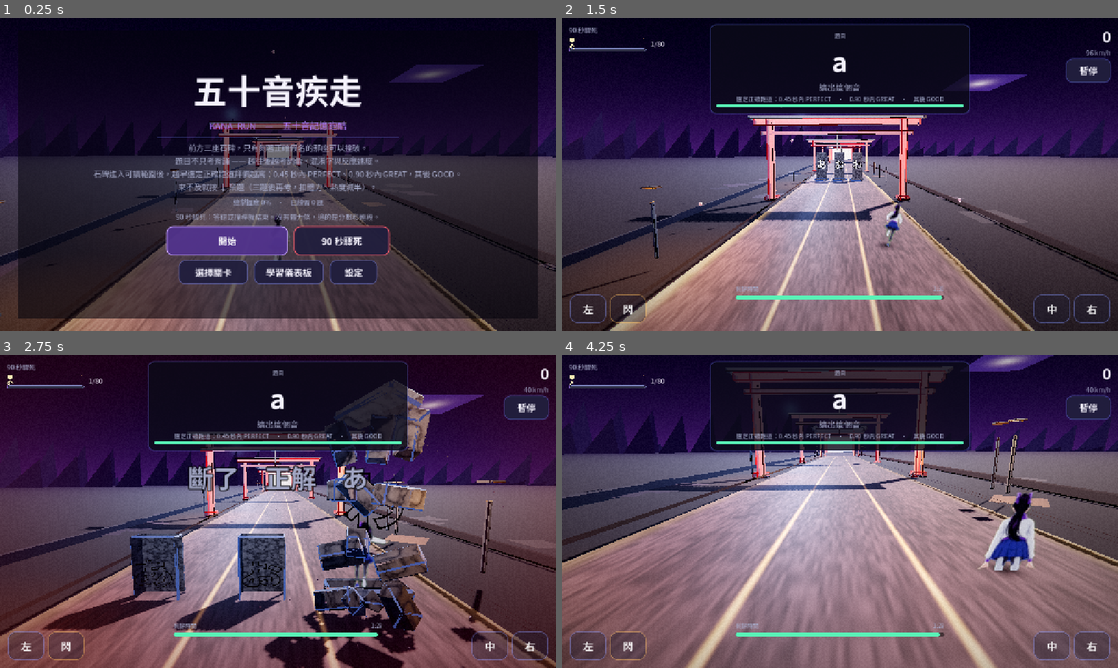
Above: before the commit, frames 1-4 (two rows, left to right).
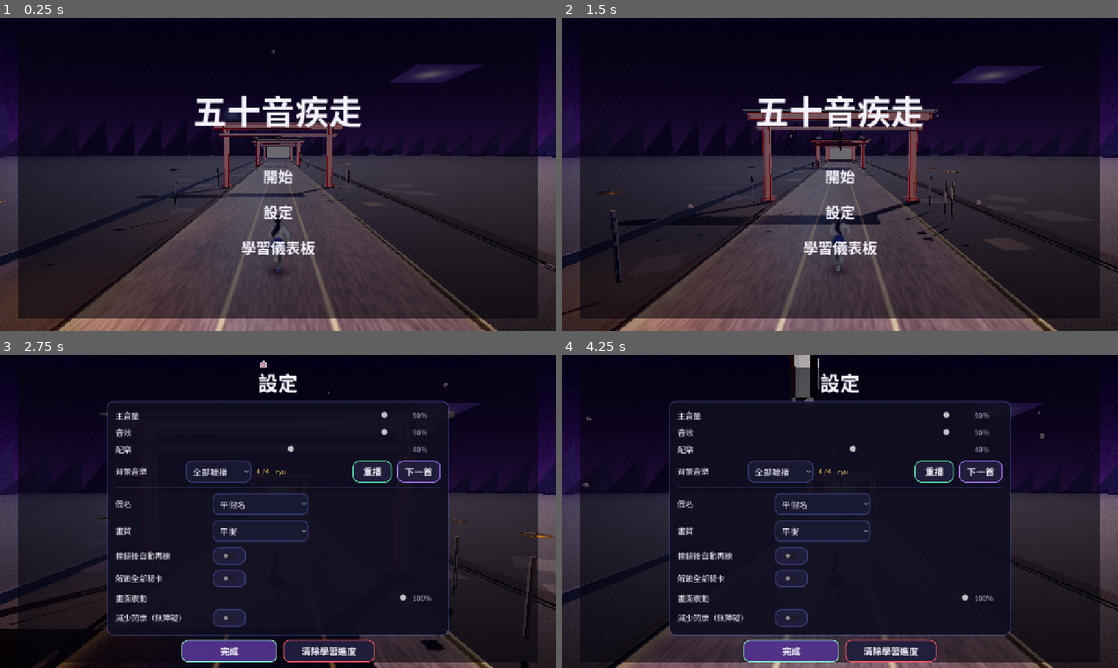
Above: after the commit, the same moments.

Repository: yorkwahaha/kana-run
Game: Godot game, scene res://scenes/Main.tscn
Same seed, same stepped clock (60 frames per second), same inputs: the game is played once before the commit and once after it.
Inputs (mouse positions are in pixels of both pictures, inside the frame that each line leads up to):
- Up to frame 1 (0.25 s): no input
- Up to frame 2 (1.5 s): click (901, 240) at 0.5 s, where only the run before the commit has a clickable "90 秒驟死"; click (1090, 71) at 1.25 s, where only the run before the commit has a clickable "暫停"
- Up to frame 3 (2.75 s): click (278, 549) at 2 s, where only the run after the commit has a clickable "設定"
- Up to frame 4 (4.25 s): click (890, 652) at 2.75 s, where only the run after the commit has a clickable "清除學習進度"; tap Enter at 3.5 s; move the mouse to (962, 495) at 3.52 s; hold D (lane_right) from 3.53 s (still down); tap Space (confirm) at 3.6 s; click (962, 495) at 3.67 s

The runs differ from the first frame. In frame 1, 12% of the frame differs, in the area x 16-83%, y 18-86%; in frame 2, 61%; in frame 3, 72%; in frame 4, 82%, in the area x 0-100%, y 0-100%.

Commit message:
簡化首頁入口，並修好平板暫停鈕點不到。
Co-authored-by: Cursor <cursoragent@cursor.com>

Diff:
--- a/src/core/input_kit.gd
+++ b/src/core/input_kit.gd
@@ -117,6 +117,12 @@
 	if event is InputEventScreenTouch:
 		var touch := event as InputEventScreenTouch
 		if touch.pressed:
+			# 點在按鈕上的那一下交給按鈕。否則右上角暫停、下方「中」
+			# 會同時被當成點擊換道。
+			if _top_control(touch.position) is BaseButton:
+				_touch_active = false
+				_consumed = true
+				return
 			_touch_active = true
 			_consumed = false
 			_touch_start = touch.position
@@ -157,3 +163,26 @@
 	_p_tapped = false
 	_p_dodge = false
 	_p_tapped_swiped_down = false
+
+
+## 這一點最上面、會收下點擊的控制項。IGNORE 的跳過。
+func _top_control(pos: Vector2) -> Control:
+	var tree := get_tree()
+	if tree == null:
+		return null
+	return _top_control_at(tree.root, pos)
+
+
+func _top_control_at(node: Node, pos: Vector2) -> Control:
+	if node is CanvasItem and not (node as CanvasItem).is_visible_in_tree():
+		return null
+	var kids := node.get_children()
+	for i in range(kids.size() - 1, -1, -1):
+		var hit := _top_control_at(kids[i], pos)
+		if hit != null:
+			return hit
+	if node is Control:
+		var c := node as Control
+		if c.mouse_filter != Control.MOUSE_FILTER_IGNORE and c.get_global_rect().has_point(pos):
+			return c
+	return null
--- a/src/core/save_game.gd
+++ b/src/core/save_game.gd
@@ -37,9 +37,13 @@
 
 
 func load_all() -> void:
-	if not FileAccess.file_exists(SAVE_PATH):
-		return
-	var text := FileAccess.get_file_as_string(SAVE_PATH)
+	# 寫入若死在「舊檔已刪、暫存還沒改名」那一下，正式檔不在，資料在暫存。
+	var path := SAVE_PATH
+	if not FileAccess.file_exists(SAVE_PATH) and FileAccess.file_exists(TMP_PATH):
+		path = TMP_PATH
+	if not FileAccess.file_exists(path):
+		return
+	var text := FileAccess.get_file_as_string(path)
 	if text.is_empty():
 		return
 	var parsed: Variant = JSON.parse_string(text)
@@ -54,6 +58,9 @@
 	if root.has("data") and typeof(root["data"]) == TYPE_DICTIONARY:
 		for k in (root["data"] as Dictionary).keys():
 			data[k] = root["data"][k]
+	for key in ["kana", "best", "collection", "totals", "pace"]:
+		if typeof(data.get(key)) != TYPE_DICTIONARY:
+			data[key] = {}
 
 
 func mark_dirty() -> void:
@@ -69,19 +76,33 @@
 
 
 func flush() -> void:
-	_dirty = false
-	_timer = 0.0
 	var payload := {"version": 1, "settings": settings, "data": data}
 	var f := FileAccess.open(TMP_PATH, FileAccess.WRITE)
 	if f == null:
 		push_warning("SaveGame: 無法寫入暫存檔 %s" % TMP_PATH)
+		_timer = 0.0
 		return
 	f.store_string(JSON.stringify(payload))
+	f.flush()
 	f.close()
 	var da := DirAccess.open("user://")
-	if da != null:
-		da.remove(SAVE_PATH)
-		da.rename(TMP_PATH, SAVE_PATH)
+	if da == null:
+		push_warning("SaveGame: 無法開啟存檔目錄")
+		_timer = 0.0
+		return
+	if FileAccess.file_exists(SAVE_PATH):
+		var removed := da.remove(SAVE_PATH)
+		if removed != OK:
+			push_warning("SaveGame: 無法替換存檔")
+			_timer = 0.0
+			return
+	var err := da.rename(TMP_PATH, SAVE_PATH)
+	if err != OK:
+		push_warning("SaveGame: 無法完成存檔替換")
+		_timer = 0.0
+		return
+	_dirty = false
+	_timer = 0.0
 
 
 func _notification(what: int) -> void:
@@ -101,13 +122,16 @@
 # ── 便捷存取 ────────────────────────────────────────────────────────────
 
 func kana_record(kana: String) -> Dictionary:
-	if not data["kana"].has(kana):
-		data["kana"][kana] = {
+	var book: Dictionary = data["kana"]
+	var rec: Variant = book.get(kana, null)
+	if typeof(rec) != TYPE_DICTIONARY:
+		rec = {
 			"seen": 0, "correct": 0, "wrong": 0, "dodged": 0,
 			"total_ms": 0, "best_ms": 0, "streak": 0,
 			"ease": 2.5, "last_day": -1, "history": [],
 		}
-	return data["kana"][kana]
+		book[kana] = rec
+	return rec
 
 
 func best_score(unit_key: String) -> int:
--- a/src/game/main.gd
+++ b/src/game/main.gd
@@ -262,6 +262,8 @@
 	match _test_page:
 		"brief":
 			_ui.show_brief()
+		"help":
+			_ui.show_help()
 		"dashboard":
 			_ui.show_dashboard()
 		"settings":
@@ -547,14 +549,14 @@
 	_start_run()
 
 
-## 標題上的第二顆鈕。R 重開留在同一個模式，回到標題才清掉。
+## 選關畫面的「90 秒驟死」。R 重開留在同一個模式，回到標題才清掉。
 func _on_sudden() -> void:
 	_sudden = true
 	unit_kinds = _tonight_kinds()
 	_start_run()
 
 
-## 標題上的「開始」不先選關。
+## 驟死，以及沒指定單元時的退路。
 ## 還沒走出清音就只跑清音；已經碰過後面的音，就混進濁音和拗音。
 ## 具體抽哪些字由 SRS 決定，一輪長度固定。
 func _tonight_kinds() -> Array:
--- a/src/ui/hud.gd
+++ b/src/ui/hud.gd
@@ -216,6 +216,8 @@
 	box.alignment = BoxContainer.ALIGNMENT_END
 	box.add_theme_constant_override("separation", 2)
 	box.mouse_filter = Control.MOUSE_FILTER_IGNORE
+	# 比後面加上的暗角、觸控層高，暫停鈕才不會被畫在底下又點不到。
+	box.z_index = 2
 	add_child(box)
 
 	_score = UiKit.label("0", 34, UiKit.INK, true)
@@ -227,7 +229,8 @@
 	box.add_child(_speed)
 
 	var pause := UiKit.button("暫停", UiKit.EDGE)
-	pause.custom_minimum_size = Vector2(104, 36)
+	pause.name = "PauseButton"
+	pause.custom_minimum_size = Vector2(120, 48)
 	pause.size_flags_horizontal = Control.SIZE_SHRINK_END
 	pause.focus_mode = Control.FOCUS_NONE
 	pause.pressed.connect(func(): Sfx.ui_tap(); pause_requested.emit())
@@ -422,11 +425,13 @@
 	holder.set_anchors_preset(Control.PRESET_FULL_RECT)
 	add_child(holder)
 
+	# 四邊各一條。上一版把結束座標寫進用不到的欄位，錨點又兩兩重合，
+	# 結果四條的面積都是 0，極限暗角從來沒畫出來。
 	var edges := {
-		"t": [0.0, 0.0, 1.0, 0.0, 0.0, 0.0, 0.0, 0.16],
-		"b": [0.0, 1.0, 1.0, 1.0, 0.0, 0.84, 1.0, 1.0],
-		"l": [0.0, 0.0, 0.0, 1.0, 0.0, 0.0, 0.20, 1.0],
-		"r": [1.0, 0.0, 1.0, 1.0, 0.80, 0.0, 1.0, 1.0],
+		"t": [0.0, 0.0, 1.0, 0.16],
+		"b": [0.0, 0.84, 1.0, 1.0],
+		"l": [0.0, 0.0, 0.20, 1.0],
+		"r": [0.80, 0.0, 1.0, 1.0],
 	}
 	for key in edges:
 		var e: Array = edges[key]
@@ -733,6 +738,7 @@
 		if d.is_empty():
 			continue
 		var chip := UiKit.card(5, Color(0.10, 0.09, 0.19, 0.85), Color(d["color"].r, d["color"].g, d["color"].b, 0.55))
+		chip.mouse_filter = Control.MOUSE_FILTER_IGNORE
 		# 單行：圖示 + 名稱 + 數值。底欄只有幾十像素高，
 		# 兩行版本一多就會被畫面下緣切掉。
 		var row := HBoxContainer.new()
--- a/src/ui/overlays.gd
+++ b/src/ui/overlays.gd
@@ -13,7 +13,7 @@
 signal continue_after_results
 signal settings_changed
 
-enum Page { NONE, TITLE, BRIEF, PAUSE, RELIC, RESULTS, SETTINGS, DASHBOARD }
+enum Page { NONE, TITLE, BRIEF, PAUSE, RELIC, RESULTS, SETTINGS, DASHBOARD, HELP }
 
 var _stack: Control
 var _pages: Dictionary = {}
@@ -21,7 +21,6 @@
 var _relic_row: HBoxContainer
 var _brief_row: HBoxContainer
 const CARD_W := 224          ## 五張卡片統一寬度（清音／濁音半濁音／拗音／片假名／大滿貫）
-var _stats_label: Label
 var _settings_return := Page.TITLE
 var _current := Page.NONE
 var _rng := RandomNumberGenerator.new()
@@ -29,6 +28,9 @@
 
 func _ready() -> void:
 	set_anchors_preset(Control.PRESET_FULL_RECT)
+	# 遊戲中這層蓋在 HUD 上。預設 STOP 會把右上角暫停鈕的觸控整片吃掉，
+	# 鍵盤 Esc 仍可用，所以只有平板點得到按鈕、卻沒有反應。
+	mouse_filter = Control.MOUSE_FILTER_IGNORE
 	theme = UiKit.theme()
 	_stack = Control.new()
 	_stack.name = "Stack"
@@ -39,6 +41,7 @@
 
 	_build_title()
 	_build_brief()
+	_build_help()
 	_build_pause()
 	_build_relic()
 	_build_results()
@@ -129,6 +132,8 @@
 				resume_requested.emit()
 			Page.SETTINGS:
 				_close_settings()
+			Page.HELP:
+				_close_help()
 			Page.TITLE, Page.BRIEF, Page.DASHBOARD, Page.RESULTS:
 				show_title()
 			_:
@@ -145,60 +150,25 @@
 	logo.size_flags_horizontal = Control.SIZE_SHRINK_CENTER
 	box.add_child(logo)
 
-	var sub := UiKit.label("KANA  RUN　—　五十音記憶跑酷", 21, UiKit.VIOLET)
-	sub.horizontal_alignment = HORIZONTAL_ALIGNMENT_CENTER
-	sub.size_flags_horizontal = Control.SIZE_SHRINK_CENTER
-	box.add_child(sub)
-
-	var line := ColorRect.new()
-	line.color = Color(0.45, 0.52, 1.0, 0.35)
-	line.custom_minimum_size = Vector2(560, 2)
-	line.size_flags_horizontal = Control.SIZE_SHRINK_CENTER
-	box.add_child(line)
-
-	var brief := _caption(box,
-		"前方三座石碑，只有刻著正確假名的那座可以撞破。\n" +
-		"題目不只考背誦 —— 越往後越考詞彙、混淆字與反應速度。\n" +
-		"石碑進入可讀範圍後，越早選定正確跑道評價越高：0.45 秒內 PERFECT、0.90 秒內 GREAT，其後 GOOD。\n" +
-		"來不及就按 ↓ 棄題（三題後再考，扣體力、熱度減半）。")
-	brief.add_theme_font_size_override("font_size", 18)
-
-	_stats_label = UiKit.label("", 15, Color(0.65, 0.68, 0.82))
-	_stats_label.horizontal_alignment = HORIZONTAL_ALIGNMENT_CENTER
-	_stats_label.size_flags_horizontal = Control.SIZE_SHRINK_CENTER
-	box.add_child(_stats_label)
-
-	var sudden_note := _caption(box, "90 秒驟死：答錯或撞桿就結束。沒有體力條，追的是分數和連段。")
-	sudden_note.add_theme_font_size_override("font_size", 16)
-
-	var row := _action_row(box)
-
-	var b_start := UiKit.primary_button("開始", UiKit.VIOLET)
-	b_start.custom_minimum_size = Vector2(280, 68)
-	b_start.pressed.connect(func(): Sfx.ui_tap(); start_requested.emit([]))
-	row.add_child(b_start)
-
-	var b_sudden := UiKit.button("90 秒驟死", UiKit.BLOOD)
-	b_sudden.custom_minimum_size = Vector2(220, 68)
-	b_sudden.pressed.connect(func(): Sfx.ui_tap(); sudden_requested.emit())
-	row.add_child(b_sudden)
-
-	var more := _action_row(box)
-
-	var b_pick := UiKit.button("選擇關卡")
-	b_pick.custom_minimum_size = Vector2(160, 52)
-	b_pick.pressed.connect(func(): Sfx.ui_tap(); show_brief())
-	more.add_child(b_pick)
-
-	var b_dash := UiKit.button("學習儀表板")
-	b_dash.custom_minimum_size = Vector2(160, 52)
+	box.add_child(UiKit.spacer(Vector2(0, 36), false))
+
+	var menu := VBoxContainer.new()
+	menu.alignment = BoxContainer.ALIGNMENT_CENTER
+	menu.add_theme_constant_override("separation", 4)
+	menu.size_flags_horizontal = Control.SIZE_SHRINK_CENTER
+	box.add_child(menu)
+
+	var b_start := UiKit.text_button("開始", 34)
+	b_start.pressed.connect(func(): Sfx.ui_tap(); show_brief())
+	menu.add_child(b_start)
+
+	var b_set := UiKit.text_button("設定", 34)
+	b_set.pressed.connect(func(): Sfx.ui_tap(); show_settings(Page.TITLE))
+	menu.add_child(b_set)
+
+	var b_dash := UiKit.text_button("學習儀表板", 34)
 	b_dash.pressed.connect(func(): Sfx.ui_tap(); show_dashboard())
-	more.add_child(b_dash)
-
-	var b_set := UiKit.button("設定")
-	b_set.custom_minimum_size = Vector2(110, 52)
-	b_set.pressed.connect(func(): Sfx.ui_tap(); show_settings(Page.TITLE))
-	more.add_child(b_set)
+	menu.add_child(b_dash)
 
 	page.modulate.a = 1.0
 
@@ -217,12 +187,53 @@
 	box.add_child(_brief_row)
 
 	var brow := _action_row(box)
+
+	var sudden := UiKit.button("90 秒驟死", UiKit.BLOOD)
+	sudden.custom_minimum_size = Vector2(200, 50)
+	sudden.pressed.connect(func(): Sfx.ui_tap(); sudden_requested.emit())
+	brow.add_child(sudden)
+
+	var help := UiKit.button("玩法說明")
+	help.custom_minimum_size = Vector2(160, 50)
+	help.pressed.connect(func(): Sfx.ui_tap(); show_help())
+	brow.add_child(help)
+
 	var back := UiKit.button("返回")
 	back.custom_minimum_size = Vector2(160, 50)
 	back.pressed.connect(func(): Sfx.ui_back(); show_title())
 	brow.add_child(back)
 
 	page.modulate.a = 1.0
+
+
+func _build_help() -> void:
+	var page := _new_page(Page.HELP)
+	var box: VBoxContainer = _shell_box[Page.HELP]
+	_headline(box, "玩法說明", 46)
+	_caption(box,
+		"前方三座石碑，只有刻著正確假名的那座可以撞破。\n" +
+		"題目不只考背誦 —— 越往後越考詞彙、混淆字與反應速度。\n" +
+		"石碑進入可讀範圍後，越早選定正確跑道評價越高：0.45 秒內 PERFECT、0.90 秒內 GREAT，其後 GOOD。\n" +
+		"來不及就按 ↓ 棄題（三題後再考，扣體力、熱度減半）。")
+	_caption(box, "90 秒驟死：答錯或撞桿就結束。沒有體力條，追的是分數和連段。")
+	_caption(box,
+		"鍵盤：A D 或 ← → 換線，1 2 3 直選，↓ 棄題或蹲下，Esc 暫停。\n" +
+		"觸控：左右滑換線，下滑蹲下。畫面左下與右下有左、閃、中、右。右上角是暫停。")
+
+	var brow := _action_row(box)
+	var back := UiKit.button("返回")
+	back.custom_minimum_size = Vector2(160, 50)
+	back.pressed.connect(func(): Sfx.ui_back(); _close_help())
+	brow.add_child(back)
+	page.modulate.a = 1.0
+
+
+func show_help() -> void:
+	_show(Page.HELP)
+
+
+func _close_help() -> void:
+	show_brief()
 
 
 ## 每次開啟都重建，否則「清除學習進度」之後掌握度還是舊的
@@ -800,11 +811,6 @@
 
 # ── 切換 ────────────────────────────────────────────────────────────────
 func show_title() -> void:
-	if _stats_label != null:
-		var overall := Srs.unit_mastery([
-			KanaDB.Kind.SEION, KanaDB.Kind.DAKUON, KanaDB.Kind.YOON, KanaDB.Kind.KATA])
-		_stats_label.text = "總掌握度 %d%%　·　已練習 %d 題" % [
-			int(round(overall * 100.0)), Srs.answered_count()]
 	_show(Page.TITLE)
 
 
--- a/src/ui/ui_kit.gd
+++ b/src/ui/ui_kit.gd
@@ -128,6 +128,8 @@
 	l.add_theme_font_size_override("font_size", size)
 	l.add_theme_color_override("font_color", color)
 	l.add_theme_font_override("font", FontKit.bold if bold else FontKit.ui)
+	# 說明文字不是按鈕。預設 STOP 會在平板上擋住底下真正該點的控制項。
+	l.mouse_filter = Control.MOUSE_FILTER_IGNORE
 	return l
 
 
@@ -175,6 +177,27 @@
 	return b
 
 
+## 只有字，沒有底與框。首頁入口用。
+static func text_button(text: String, size := 32, color := INK) -> Button:
+	var b := Button.new()
+	b.text = text
+	b.focus_mode = Control.FOCUS_NONE
+	b.mouse_default_cursor_shape = Control.CURSOR_POINTING_HAND
+	b.add_theme_font_override("font", FontKit.bold)
+	b.add_theme_font_size_override("font_size", size)
+	b.add_theme_color_override("font_color", color)
+	b.add_theme_color_override("font_hover_color", Color(1, 1, 1))
+	b.add_theme_color_override("font_pressed_color", VIOLET)
+	var empty := StyleBoxEmpty.new()
+	empty.set_content_margin_all(14)
+	b.add_theme_stylebox_override("normal", empty)
+	b.add_theme_stylebox_override("hover", empty)
+	b.add_theme_stylebox_override("pressed", empty)
+	b.add_theme_stylebox_override("focus", StyleBoxEmpty.new())
+	b.add_theme_stylebox_override("disabled", empty)
+	return b
+
+
 static func primary_button(text: String, accent := VIOLET) -> Button:
 	var b := button(text, accent)
 	var sb := flat(Color(0.32, 0.20, 0.55, 0.95), 14, accent.lightened(0.3), 2)
--- a/tools/touch_test.gd
+++ b/tools/touch_test.gd
@@ -102,5 +102,88 @@
 		else:
 			print("[touch] 暫停按鈕可用")
 
+	# 7. 遊戲中的暫停鈕必須真的收得到點擊。
+	# Overlays 蓋在 HUD 上面。它若是全螢幕 STOP，點暫停只會打到那層空殼，
+	# 按鈕的 pressed 永遠不會來。鍵盤 Esc 走的是另一條路，所以只有觸控會壞。
+	var ui_script = load("res://src/ui/overlays.gd")
+	var ui = ui_script.new()
+	var layer := CanvasLayer.new()
+	root.add_child(layer)
+	hud.reparent(layer)
+	layer.add_child(ui)
+	hud.size = Vector2(1280, 720)
+	ui.size = Vector2(1280, 720)
+	ui.hide_all()
+	await process_frame
+	hud.notification(Control.NOTIFICATION_RESIZED)
+	await process_frame
+
+	if ui.mouse_filter != Control.MOUSE_FILTER_IGNORE:
+		print("   ★ 介面根節點會吃掉暫停鈕的觸控")
+		fails += 1
+	else:
+		print("[touch] 介面根節點不擋觸控")
+
+	if pause_button != null:
+		var pause_rect := pause_button.get_global_rect()
+		var pause_at := pause_rect.position + pause_rect.size * 0.5
+		var picked := _pick(layer, pause_at)
+		if picked != pause_button:
+			var who := "沒有控制項"
+			if picked != null:
+				who = picked.get_class()
+				if picked is Button:
+					who += "「%s」" % (picked as Button).text
+			print("   ★ 暫停鈕中心點到的是 %s" % who)
+			fails += 1
+		else:
+			print("[touch] 暫停鈕中心可點")
+
+	ui.show_title()
+	await process_frame
+	for label in ["開始", "設定", "學習儀表板"]:
+		var entry := _find_button(ui, label)
+		if entry == null:
+			print("   ★ 首頁缺少「%s」" % label)
+			fails += 1
+		elif not (entry.get_theme_stylebox("normal") is StyleBoxEmpty):
+			print("   ★ 「%s」還有底框" % label)
+			fails += 1
+	if fails == 0:
+		print("[touch] 首頁三個入口只有文字")
+
+	ui.show_brief()
+	await process_frame
+	if _find_button(ui, "90 秒驟死") == null:
+		print("   ★ 選關沒有 90 秒驟死")
+		fails += 1
+	if _find_button(ui, "玩法說明") == null:
+		print("   ★ 選關沒有玩法說明")
+		fails += 1
+	else:
+		(_find_button(ui, "玩法說明") as Button).pressed.emit()
+		await process_frame
+		if ui.get("_current") != ui.Page.HELP:
+			print("   ★ 玩法說明沒有打開")
+			fails += 1
+		else:
+			print("[touch] 選關含驟死與玩法說明")
+
 	print("[touch] 失敗 %d 項" % fails)
 	quit(0 if fails == 0 else 1)
+
+
+## 由上往下找第一個會收下點擊的控制項。近似 Godot 的 GUI picking。
+func _pick(node: Node, pos: Vector2) -> Control:
+	if node is CanvasItem and not (node as CanvasItem).is_visible_in_tree():
+		return null
+	var kids := node.get_children()
+	for i in range(kids.size() - 1, -1, -1):
+		var hit := _pick(kids[i], pos)
+		if hit != null:
+			return hit
+	if node is Control:
+		var c := node as Control
+		if c.mouse_filter != Control.MOUSE_FILTER_IGNORE and c.get_global_rect().has_point(pos):
+			return c
+	return null
Binary file changed: assets/fonts/bold.ttf
Binary file changed: assets/fonts/display.ttf
Binary file changed: assets/fonts/ui.ttf
